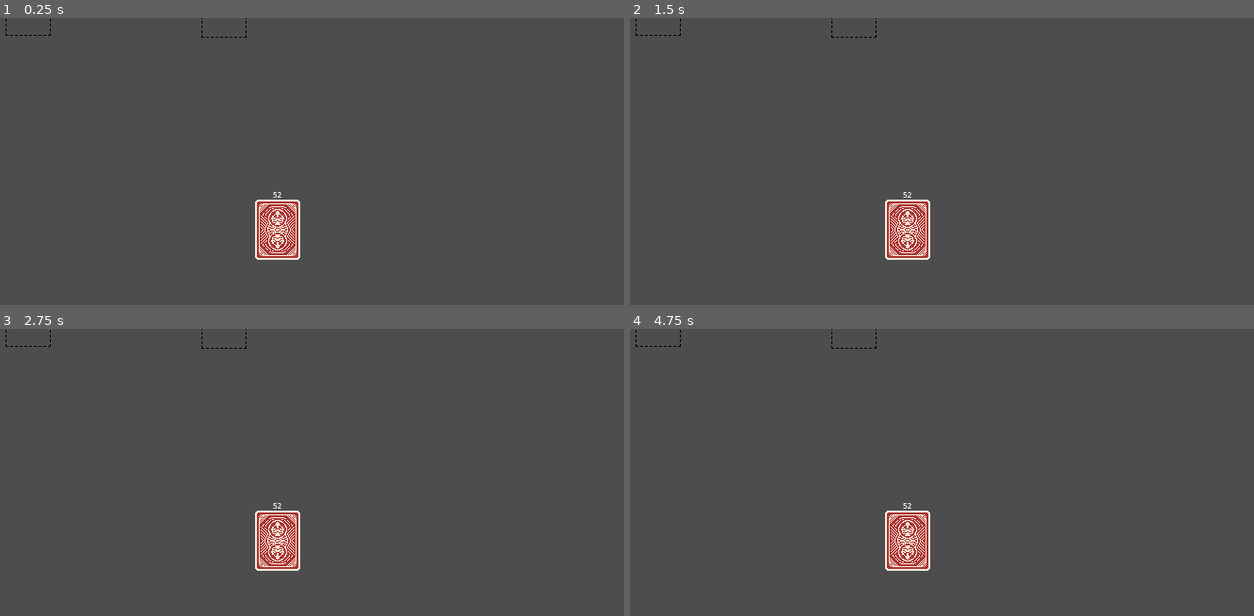
Above: before the commit, frames 1-4 (two rows, left to right).
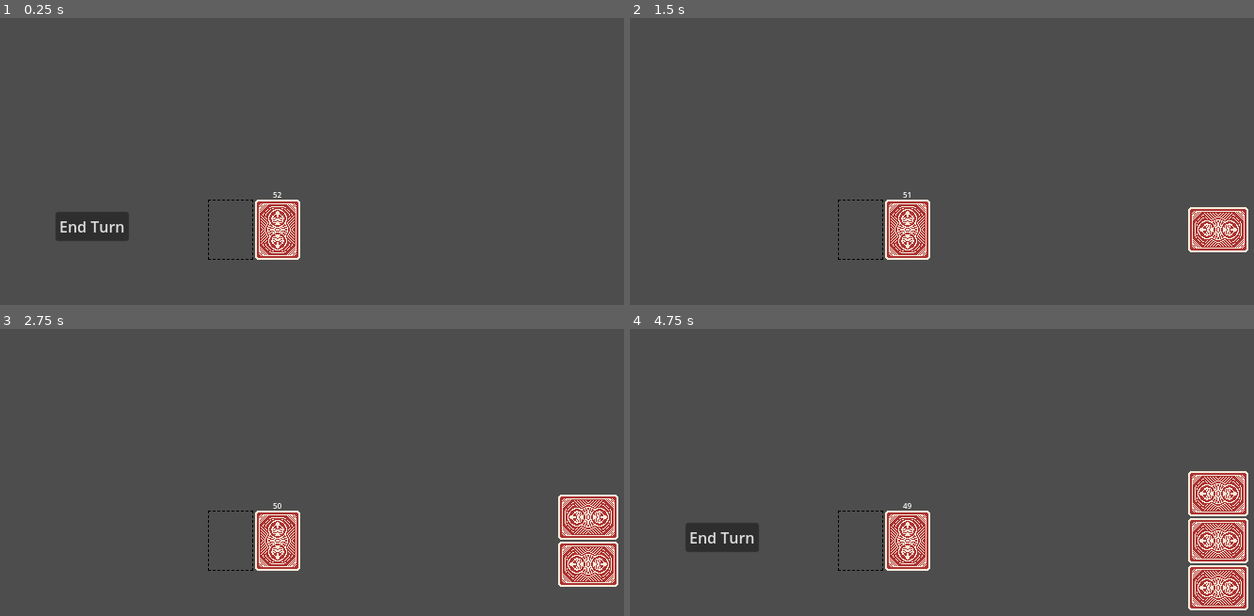
Above: after the commit, the same moments.

Repository: ajnsoriano/TongitsPlus
Game: Godot game, scene res://Scenes/main.tscn
The game is run twice, just before and just after one commit, with the same random seed, the same clock (stepped at 60 frames per second) and the same inputs.
Inputs (mouse positions are in pixels of both pictures, inside the frame that each line leads up to):
- Up to frame 1 (0.25 s): no input
- Up to frame 2 (1.5 s): click (723, 227) at 0.5 s, where only the run after the commit has a clickable "End Turn"; tap Enter at 1.25 s; move the mouse to (1073, 207) at 1.27 s; click (1073, 207) at 1.42 s
- Up to frame 3 (2.75 s): click (93, 538) at 2 s, where only the run after the commit has a clickable "End Turn"
- Up to frame 4 (4.75 s): tap Space at 2.75 s; drag from (754, 561) to (904, 541) at 2.77 s; click (723, 538) at 3.5 s, where only the run after the commit has a clickable "End Turn"; tap Enter at 4.25 s; move the mouse to (985, 446) at 4.27 s; click (985, 446) at 4.42 s

The runs differ from the first frame. In frame 1, 1.3% of the frame differs, in the area x 0-41%, y 0-85%; in frame 2, 1.6%; in frame 3, 3.2%; in frame 4, 5.8%, in the area x 0-100%, y 0-99%.

Commit message:
Added card flip animation, introduced opponent hand and implemented opponent draw card

Diff:
--- a/Scenes/card.tscn
+++ b/Scenes/card.tscn
@@ -1,15 +1,130 @@
-[gd_scene load_steps=4 format=3 uid="uid://12we0nkks0to"]
+[gd_scene load_steps=8 format=3 uid="uid://12we0nkks0to"]
 
 [ext_resource type="Script" uid="uid://dsmp5178bpf37" path="res://Scripts/card.gd" id="1_wf8id"]
+[ext_resource type="Texture2D" uid="uid://b8wkgxenaief5" path="res://Art/card_back_design.png" id="2_brehn"]
 [ext_resource type="Texture2D" uid="uid://b17ioqwwdeh5j" path="res://Art/Deck1/Clubs13.png" id="2_wf8id"]
 
 [sub_resource type="RectangleShape2D" id="RectangleShape2D_rjlel"]
 size = Vector2(48, 64)
 
+[sub_resource type="Animation" id="Animation_eumee"]
+resource_name = "card_flip"
+length = 0.2
+step = 0.0333
+tracks/0/type = "value"
+tracks/0/imported = false
+tracks/0/enabled = true
+tracks/0/path = NodePath("CardImageBack:scale")
+tracks/0/interp = 1
+tracks/0/loop_wrap = true
+tracks/0/keys = {
+"times": PackedFloat32Array(0, 0.1, 0.2),
+"transitions": PackedFloat32Array(1, 1, 1),
+"update": 0,
+"values": [Vector2(1, 1), Vector2(0.1, 1.05), Vector2(1, 1)]
+}
+tracks/1/type = "value"
+tracks/1/imported = false
+tracks/1/enabled = true
+tracks/1/path = NodePath("CardImageBack:z_index")
+tracks/1/interp = 1
+tracks/1/loop_wrap = true
+tracks/1/keys = {
+"times": PackedFloat32Array(0, 0.1),
+"transitions": PackedFloat32Array(1, 1),
+"update": 1,
+"values": [0, -1]
+}
+tracks/2/type = "value"
+tracks/2/imported = false
+tracks/2/enabled = true
+tracks/2/path = NodePath("CardImage:scale")
+tracks/2/interp = 1
+tracks/2/loop_wrap = true
+tracks/2/keys = {
+"times": PackedFloat32Array(0, 0.1, 0.2),
+"transitions": PackedFloat32Array(1, 1, 1),
+"update": 0,
+"values": [Vector2(1, 1), Vector2(0.1, 1.05), Vector2(1, 1)]
+}
+tracks/3/type = "value"
+tracks/3/imported = false
+tracks/3/enabled = true
+tracks/3/path = NodePath("CardImage:z_index")
+tracks/3/interp = 1
+tracks/3/loop_wrap = true
+tracks/3/keys = {
+"times": PackedFloat32Array(0, 0.1),
+"transitions": PackedFloat32Array(1, 1),
+"update": 1,
+"values": [-1, 0]
+}
+
+[sub_resource type="Animation" id="Animation_e6po8"]
+length = 0.001
+tracks/0/type = "value"
+tracks/0/imported = false
+tracks/0/enabled = true
+tracks/0/path = NodePath("CardImageBack:scale")
+tracks/0/interp = 1
+tracks/0/loop_wrap = true
+tracks/0/keys = {
+"times": PackedFloat32Array(0),
+"transitions": PackedFloat32Array(1),
+"update": 0,
+"values": [Vector2(1, 1)]
+}
+tracks/1/type = "value"
+tracks/1/imported = false
+tracks/1/enabled = true
+tracks/1/path = NodePath("CardImageBack:z_index")
+tracks/1/interp = 1
+tracks/1/loop_wrap = true
+tracks/1/keys = {
+"times": PackedFloat32Array(0),
+"transitions": PackedFloat32Array(1),
+"update": 1,
+"values": [0]
+}
+tracks/2/type = "value"
+tracks/2/imported = false
+tracks/2/enabled = true
+tracks/2/path = NodePath("CardImage:scale")
+tracks/2/interp = 1
+tracks/2/loop_wrap = true
+tracks/2/keys = {
+"times": PackedFloat32Array(0),
+"transitions": PackedFloat32Array(1),
+"update": 0,
+"values": [Vector2(1, 1)]
+}
+tracks/3/type = "value"
+tracks/3/imported = false
+tracks/3/enabled = true
+tracks/3/path = NodePath("CardImage:z_index")
+tracks/3/interp = 1
+tracks/3/loop_wrap = true
+tracks/3/keys = {
+"times": PackedFloat32Array(0),
+"transitions": PackedFloat32Array(1),
+"update": 1,
+"values": [-1]
+}
+
+[sub_resource type="AnimationLibrary" id="AnimationLibrary_bnspj"]
+_data = {
+&"RESET": SubResource("Animation_e6po8"),
+&"card_flip": SubResource("Animation_eumee")
+}
+
 [node name="Card" type="Node2D"]
 script = ExtResource("1_wf8id")
 
+[node name="CardImageBack" type="Sprite2D" parent="."]
+texture = ExtResource("2_brehn")
+
 [node name="CardImage" type="Sprite2D" parent="."]
+z_index = -1
 texture = ExtResource("2_wf8id")
 
 [node name="Area2D" type="Area2D" parent="."]
@@ -17,5 +132,10 @@
 [node name="CollisionShape2D" type="CollisionShape2D" parent="Area2D"]
 shape = SubResource("RectangleShape2D_rjlel")
 
+[node name="AnimationPlayer" type="AnimationPlayer" parent="."]
+libraries = {
+&"": SubResource("AnimationLibrary_bnspj")
+}
+
 [connection signal="mouse_entered" from="Area2D" to="." method="_on_area_2d_mouse_entered"]
 [connection signal="mouse_exited" from="Area2D" to="." method="_on_area_2d_mouse_exited"]
--- a/Scenes/main.tscn
+++ b/Scenes/main.tscn
@@ -1,11 +1,13 @@
-[gd_scene load_steps=8 format=3 uid="uid://c1eugftio4pke"]
+[gd_scene load_steps=10 format=3 uid="uid://c1eugftio4pke"]
 
 [ext_resource type="Script" uid="uid://gkmi1ujywskx" path="res://Scripts/card_manager.gd" id="1_bo1nx"]
 [ext_resource type="PackedScene" uid="uid://bmuc62odcbhup" path="res://Scenes/card_slot.tscn" id="3_8gbba"]
 [ext_resource type="Script" uid="uid://citaeg5nbqygn" path="res://Scripts/player_hand.gd" id="3_jjvhh"]
+[ext_resource type="Script" uid="uid://difacut0320g0" path="res://Scripts/opponent_hand.gd" id="4_344ge"]
 [ext_resource type="Texture2D" uid="uid://b8wkgxenaief5" path="res://Art/card_back_design.png" id="4_jjvhh"]
 [ext_resource type="Script" uid="uid://bx2wsupqy8sgu" path="res://Scripts/deck.gd" id="4_kry3j"]
 [ext_resource type="Script" uid="uid://ptbduwtjtqp7" path="res://Scripts/input_manager.gd" id="6_21xkr"]
+[ext_resource type="Script" uid="uid://y5gr674dq6bj" path="res://Scripts/turn_manager.gd" id="7_6bp64"]
 
 [sub_resource type="RectangleShape2D" id="RectangleShape2D_kry3j"]
 size = Vector2(48, 64)
@@ -20,13 +22,16 @@
 script = ExtResource("1_bo1nx")
 
 [node name="CardSlot" parent="." instance=ExtResource("3_8gbba")]
-position = Vector2(535, 212)
-
-[node name="CardSlot2" parent="." instance=ExtResource("3_8gbba")]
-position = Vector2(743, 214)
+position = Vector2(750, 450)
 
 [node name="PlayerHand" type="Node2D" parent="."]
+position = Vector2(800, 600)
 script = ExtResource("3_jjvhh")
+
+[node name="OpponentHand" type="Node2D" parent="."]
+position = Vector2(1130, 450)
+rotation = -1.5707964
+script = ExtResource("4_344ge")
 
 [node name="Deck" type="Node2D" parent="."]
 z_index = -2
@@ -52,5 +57,20 @@
 text = "52"
 horizontal_alignment = 1
 
+[node name="EndTurnButton" type="Button" parent="."]
+offset_left = 564.0
+offset_top = 431.0
+offset_right = 642.0
+offset_bottom = 462.0
+text = "End Turn
+"
+
 [node name="InputManager" type="Node2D" parent="."]
 script = ExtResource("6_21xkr")
+
+[node name="TurnManager" type="Node" parent="."]
+script = ExtResource("7_6bp64")
+
+[node name="TurnTimer" type="Timer" parent="."]
+
+[connection signal="pressed" from="EndTurnButton" to="TurnManager" method="_on_end_turn_button_pressed"]
--- a/Scripts/deck.gd
+++ b/Scripts/deck.gd
@@ -3,35 +3,38 @@
 const CARD_SCENE_PATH = "res://Scenes/card.tscn"
 const CARD_DRAW_SPEED = 0.15
 
-#var player_deck = ["King", "King", "King", "King", "King", "King", "King", "King"]
-var player_deck = []
+var deck = []
 # Called when the node enters the scene tree for the first time.
 func _ready() -> void:
 	create_deck()
-	player_deck.shuffle()
-	player_deck.shuffle()
-	player_deck.shuffle()
+	deck.shuffle()
+	deck.shuffle()
+	deck.shuffle()
 
-	$RichTextLabel.text = str(player_deck.size())
+	$RichTextLabel.text = str(deck.size())
+
+	 #Draw 13 cards
+	#for i in range(0, 13):
+		#draw_card()
 
 func create_deck():
-	player_deck.clear()
+	deck.clear()
 	var suits = ["Spades", "Clubs", "Hearts", "Diamonds"]
 	for suit in suits:
 		for rank in range(1, 14): # 1 through 13
-			player_deck.append("%s%d" % [suit, rank])
+			deck.append("%s%d" % [suit, rank])
 
-func draw_card():
-	var card_drawn = player_deck[0]
-	player_deck.erase(card_drawn)
+func draw_card(hand):
+	var card_drawn = deck[0]
+	deck.erase(card_drawn)
 
 	#If player drew last card in the deck, disable the deck
-	if player_deck.size() == 0:
+	if deck.size() == 0:
 		$Area2D/CollisionShape2D.disabled = true
 		$Sprite2D.visible = false
 		$RichTextLabel.visible = false
 
-	$RichTextLabel.text = str(player_deck.size())
+	$RichTextLabel.text = str(deck.size())
 	var card_scene = preload(CARD_SCENE_PATH)
 	var new_card = card_scene.instantiate()
 	var card_image_path = str("res://Art/Deck1/" + card_drawn + ".png")
@@ -39,5 +42,6 @@
 	$"../CardManager".add_child(new_card)
 	new_card.position = self.position
 	new_card.name = "Card"
-
-	$"../PlayerHand".add_card_to_hand(new_card, CARD_DRAW_SPEED)
+	hand.add_card_to_hand(new_card, CARD_DRAW_SPEED)
+	if hand == $"../PlayerHand":
+		new_card.get_node("AnimationPlayer").play("card_flip")
--- a/Scripts/input_manager.gd
+++ b/Scripts/input_manager.gd
@@ -8,10 +8,12 @@
 
 var card_manager_reference
 var deck_reference
+var player_hand_reference
 
 func _ready() -> void:
 	card_manager_reference = $"../CardManager"
 	deck_reference = $"../Deck"
+	player_hand_reference = $"../PlayerHand"
 
 func _input(event: InputEvent) -> void:
 	if event is InputEventMouseButton and event.button_index == MOUSE_BUTTON_LEFT:
@@ -37,4 +39,4 @@
 				card_manager_reference.start_drag(card_found)
 		elif result_collision_mask == COLLISION_MASK_DECK:
 			# DECK CLICKED
-			deck_reference.draw_card()
+			deck_reference.draw_card(player_hand_reference)
--- /dev/null
+++ b/Scripts/opponent_hand.gd
@@ -0,0 +1,55 @@
+extends Node2D
+
+const CARD_WIDTH = 50
+const DEFAULT_CARD_MOVE_SPEED = 0.1
+
+
+var opponent_hand = []
+var HAND_X_POSITION
+var HAND_Y_POSITION
+# Called when the node enters the scene tree for the first time.
+func _ready() -> void:
+	#HAND_X_POSITION = $"../Camera2D".get_screen_center_position().x
+	HAND_X_POSITION = self.position.x
+	HAND_Y_POSITION = self.position.y
+
+func add_card_to_hand(card, speed):
+	if card not in opponent_hand:
+		opponent_hand.insert(0, card)
+		update_hand_positions(speed)
+	else:
+		animate_card_to_position(card, card.hand_position, DEFAULT_CARD_MOVE_SPEED)
+
+func update_hand_positions(speed):
+	#for i in range(opponent_hand.size()):
+		## Get new card position based on index
+		#var new_position = Vector2(calculate_card_position(i), HAND_Y_POSITION)
+		#var card = opponent_hand[i]
+		#card.hand_position = new_position
+		#animate_card_to_position(card, new_position, speed)
+	for i in range(opponent_hand.size()):
+		var new_position = Vector2(HAND_X_POSITION, calculate_card_position(i))
+		var card = opponent_hand[i]
+		card.hand_position = new_position
+		animate_card_to_position(card, new_position, speed)
+
+		# Rotate cards to face inward (adjust depending on which side they’re on)
+		card.rotation_degrees = -90  # Right side
+		# or card.rotation_degrees = 90  # Left side
+
+func calculate_card_position(index):
+	#var total_width = (opponent_hand.size() - 1) * CARD_WIDTH
+	#var x_offset  = HAND_X_POSITION + index * CARD_WIDTH - total_width / 2.0
+	#return x_offset
+	var total_height = (opponent_hand.size() - 1) * CARD_WIDTH
+	var y_offset = HAND_Y_POSITION + index * CARD_WIDTH - total_height / 2.0
+	return y_offset
+
+func animate_card_to_position(card, new_position, speed):
+	var tween = get_tree().create_tween()
+	tween.tween_property(card, "position", new_position, speed)
+
+func remove_card_from_hand(card):
+	if card in opponent_hand:
+		opponent_hand.erase(card)
+		update_hand_positions(DEFAULT_CARD_MOVE_SPEED)
--- a/Scripts/player_hand.gd
+++ b/Scripts/player_hand.gd
@@ -1,20 +1,16 @@
 extends Node2D
 
-
-
-const CARD_WIDTH = 60
-# HAND Y POSITION is 890 in the video
-const HAND_Y_POSITION = 300
-
-
+const CARD_WIDTH = 50
 const DEFAULT_CARD_MOVE_SPEED = 0.1
 
 var player_hand = []
-var center_screen_x
+var HAND_X_POSITION
+var HAND_Y_POSITION
 # Called when the node enters the scene tree for the first time.
 func _ready() -> void:
-	center_screen_x = $"../Camera2D".get_screen_center_position().x
-
+	#HAND_X_POSITION = $"../Camera2D".get_screen_center_position().x
+	HAND_X_POSITION = self.position.x
+	HAND_Y_POSITION = self.position.y
 
 func add_card_to_hand(card, speed):
 	if card not in player_hand:
@@ -29,11 +25,15 @@
 		var new_position = Vector2(calculate_card_position(i), HAND_Y_POSITION)
 		var card = player_hand[i]
 		card.hand_position = new_position
+
+		# Fanning out cards in hand (come back to this)
+		#card.rotation_degrees = 180 + (i - player_hand.size() / 2.0) * 3
+
 		animate_card_to_position(card, new_position, speed)
 
 func calculate_card_position(index):
 	var total_width = (player_hand.size() - 1) * CARD_WIDTH
-	var x_offset  = center_screen_x + index * CARD_WIDTH - total_width / 2.0
+	var x_offset  = HAND_X_POSITION + index * CARD_WIDTH - total_width / 2.0
 	return x_offset
 
 func animate_card_to_position(card, new_position, speed):
--- /dev/null
+++ b/Scripts/turn_manager.gd
@@ -0,0 +1,42 @@
+extends Node
+
+var turn_timer
+var deck_reference
+var opponent_hand
+# Called when the node enters the scene tree for the first time.
+func _ready() -> void:
+	turn_timer = $"../TurnTimer"
+	turn_timer.one_shot = true
+	turn_timer.wait_time = 1.0
+	deck_reference = $"../Deck"
+	opponent_hand = $"../OpponentHand"
+# Called every frame. 'delta' is the elapsed time since the previous frame.
+func _process(delta: float) -> void:
+	pass
+
+
+
+func _on_end_turn_button_pressed() -> void:
+	opponent_turn()
+
+func opponent_turn():
+	$"../EndTurnButton".disabled = true
+	$"../EndTurnButton".visible = false
+
+
+	# check discard pile
+
+	# draw card
+	deck_reference.draw_card(opponent_hand)
+	turn_timer.start()
+	await turn_timer.timeout
+	# look for melds
+
+	# discard unwanted cards
+
+	# end turn
+
+	# reset player deck draw
+
+	$"../EndTurnButton".disabled = false
+	$"../EndTurnButton".visible = true
Not shown, added: Scripts/opponent_hand.gd.uid
Not shown, added: Scripts/turn_manager.gd.uid
